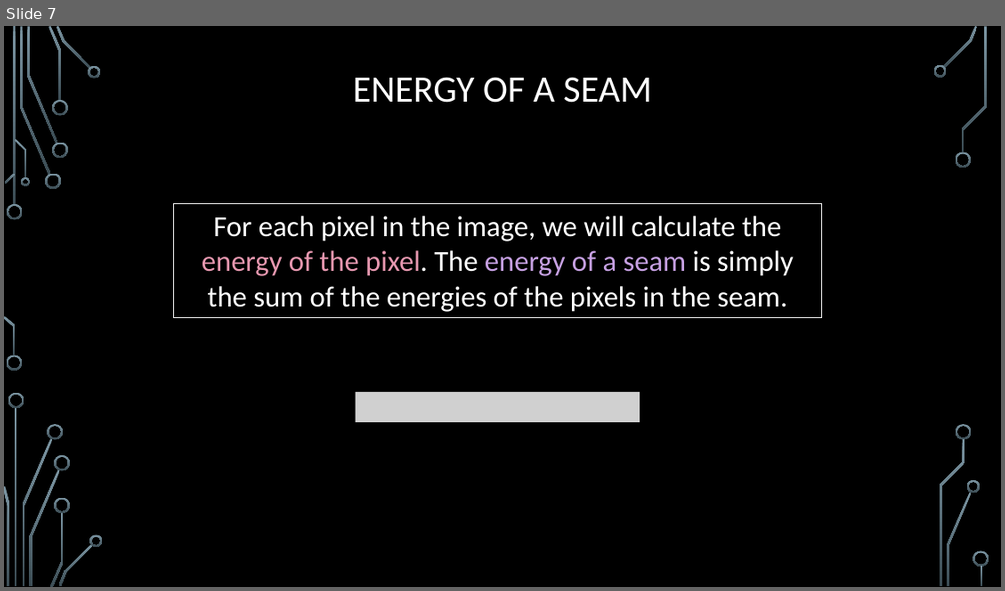
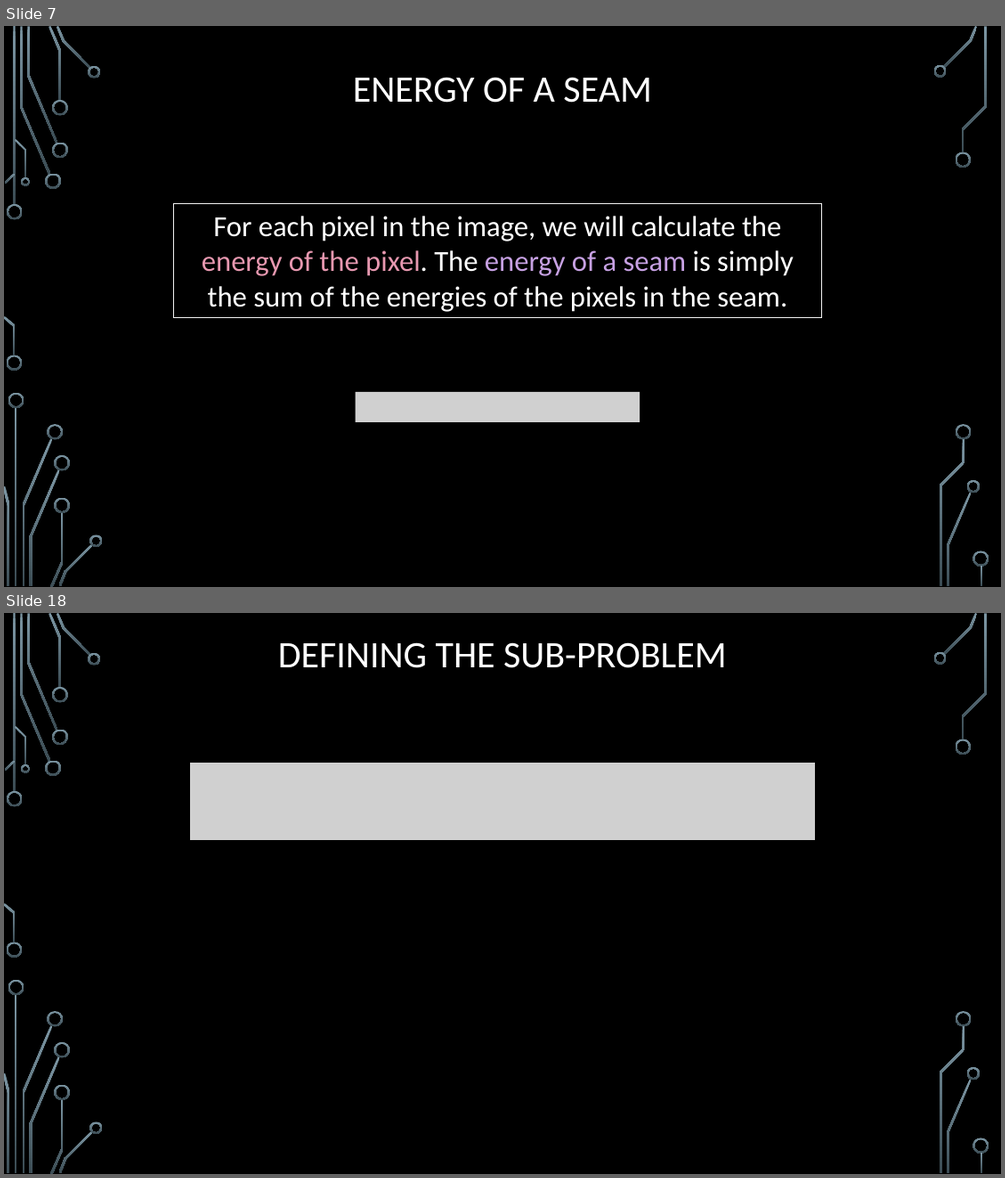
Before and after one commit to markfloryan/dsa2, a slide deck: slides/05-6-SeamCarving.pptx. Shown one above the other, each under a label of ours: slide 7 before the commit, slides 7 and 18 after it; the slides between them are not shown. The pictures are 1005x591 and 1005x1178 pixels, drawn with LibreOffice and Linux fonts; fonts in the diff are those of the drawing; grey boxes stand for pictures; background and template pictures are left out. Boxes give left, top, right and bottom in pixels: in the first picture for what was removed or moved away, otherwise in the second. Text is boxed around its words. In the diff, an @@ line names an element or a change of style, - is before the commit and + after.

```diff
--- a/slides/05-6-SeamCarving.pptx
+++ b/slides/05-6-SeamCarving.pptx
@@ slide 18 added at (4, 613, 1001, 1174), background picture (left out); not listed: 36 template elements that a slide beside it also shows @@
@@ title added at (278, 642, 727, 668), 36 pt, text #FFFFFF @@
+DEFINING THE SUB-PROBLEM
@@ picture added at (189, 763, 816, 840) @@
```
Also in this commit, not shown: 1 slide changed, 16 other slides added, 8 other files.
